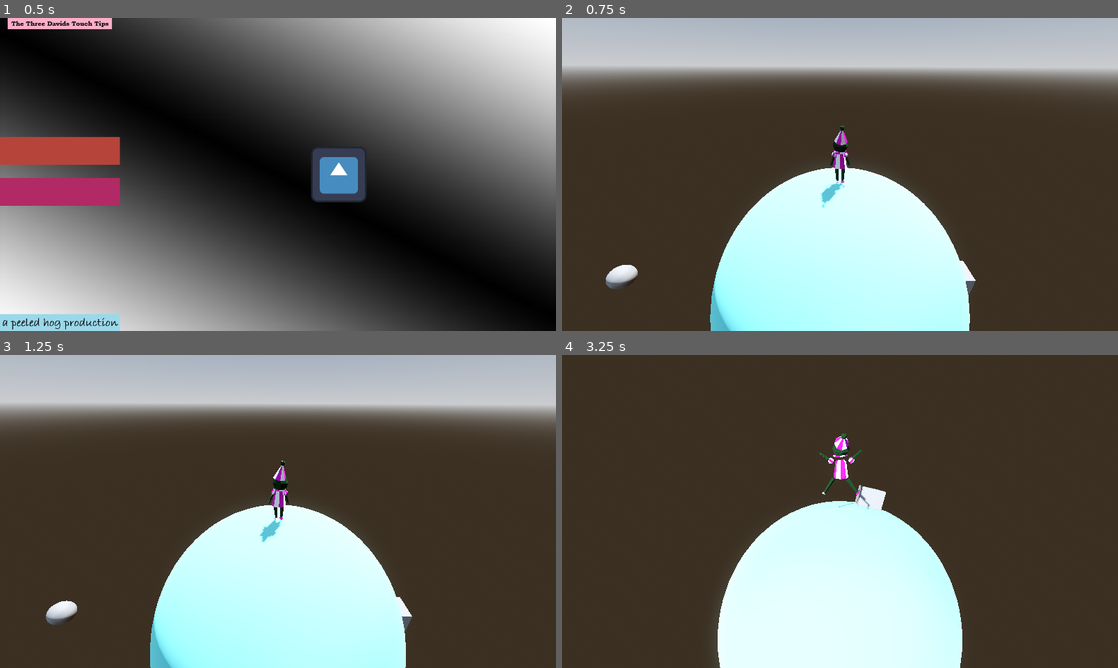
Above: before the commit, frames 1-4 (two rows, left to right).
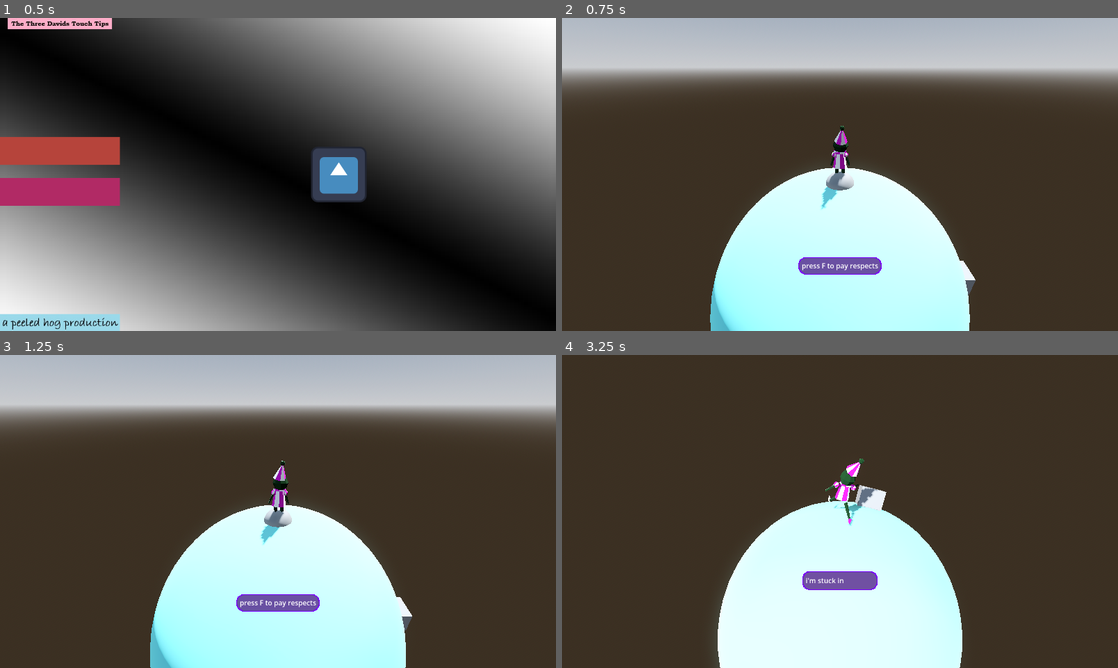
Above: after the commit, the same moments.

Repository: boner-cmd/effective-octo-pancake
Game: Godot game, scene res://Scenes/TitleScreen.tscn
Two runs of this game, one before a commit and one after it. Both use one fixed random seed, a clock stepped at 60 frames per second and the inputs below. The engine's default icon, where the game draws it, is replaced by a stand-in: a white triangle on a blue panel in a dark square.
Inputs (mouse positions are in pixels of both pictures, inside the frame that each line leads up to):
- Up to frame 1 (0.5 s): no input
- Up to frame 2 (0.75 s): click (623, 149) at 0.5 s
- Up to frame 3 (1.25 s): no input
- Up to frame 4 (3.25 s): tap F (advance_dialogue) at 1.25 s; move the mouse to (867, 511) at 1.27 s; hold F (advance_dialogue) 1.28-2.03 s; hold W (up) from 1.28 s (still down); tap Space (jump) at 1.52, 2.27 s; move the mouse to (812, 511) at 2.02 s; click (812, 511) at 2.1 s; move the mouse to (851, 505) at 2.77 s; hold F (advance_dialogue) from 2.78 s (still down)

Frame 1 is identical in both runs. In frame 2, 1.4% of the frame differs, in the area x 7-75%, y 42-98%; in frame 3, 1.4%; in frame 4, 1.8%, in the area x 28-72%, y 25-100%.
Error before the commit: Invalid assignment of property or key 'movement_frozen' with value of type 'bool' on a base object of type 'null instance'. (res://Scenes/map_ui.gd:55)

Commit message:
fix init bug

Diff:
--- a/Scenes/MainScene.tscn
+++ b/Scenes/MainScene.tscn
@@ -16,7 +16,7 @@
 visible = false
 
 [node name="PlayerCharacter" parent="." unique_id=700328766 node_paths=PackedStringArray("planet") instance=ExtResource("1_hpc76")]
-transform = Transform3D(1, 0, 0, 0, 1, 0, 0, 0, 1, -0.024622917, 5.6306133, -0.023982048)
+transform = Transform3D(1, 0, 0, 0, 1, 0, 0, 0, 1, 0, 5.645, 0)
 collision_mask = 6
 planet = NodePath("../DefaultLoadingPlanet")
 
@@ -29,4 +29,3 @@
 [node name="PlanetTemplate" parent="DefaultLoadingPlanet" unique_id=731662202 instance=ExtResource("3_nhkr4")]
 
 [node name="InteractionAreaTemplate" parent="DefaultLoadingPlanet" unique_id=1441746603 instance=ExtResource("4_7rqgy")]
-transform = Transform3D(-4.371139e-08, -1, 0, 1, -4.371139e-08, 0, 0, 0, 1, -5.0489464, 0, 0)
--- a/Scenes/map_ui.gd
+++ b/Scenes/map_ui.gd
@@ -1,4 +1,6 @@
 extends MarginContainer
+
+@onready var player_character: CharacterBody3D = $"../PlayerCharacter"
 
 var selected_planet_id : String
 var current_scene : Node3D
@@ -49,8 +51,9 @@
 
 func _on_visibility_changed() -> void:
 	if is_visible_in_tree():
-		$"..".movement_frozen = true
+		player_character.movement_frozen = true
 		Input.mouse_mode = Input.MOUSE_MODE_VISIBLE
 	else:
-		$"..".movement_frozen = false
-		Input.mouse_mode = Input.MOUSE_MODE_CAPTURED
+		if player_character:
+			player_character.movement_frozen = false
+			Input.mouse_mode = Input.MOUSE_MODE_CAPTURED
